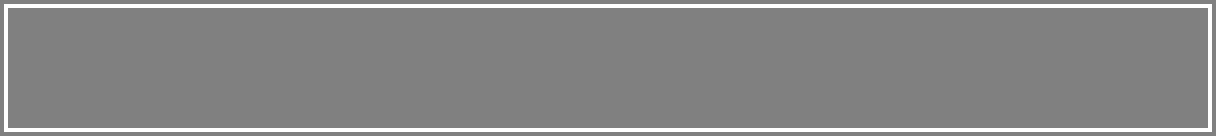
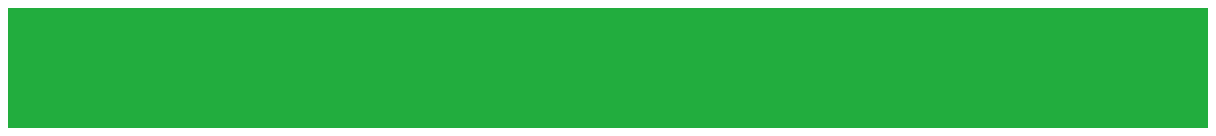
Layer changes from the first 1216 × 136 image to the second:
added layer "Objet dynamique vectoriel" above "progress bar bleu" over bbox(8, 8, 1208, 128)
added layer "progress bar bleu" above "rouge" over bbox(8, 8, 1208, 128)
added layer "rouge" above "Calque 1" over bbox(8, 8, 1208, 128)
hid "Calque 1" over bbox(0, 0, 1216, 136)
hid "Rectangle 1" over bbox(8, 8, 1208, 128)
hid "Arrière-plan" over bbox(0, 0, 1216, 136)
